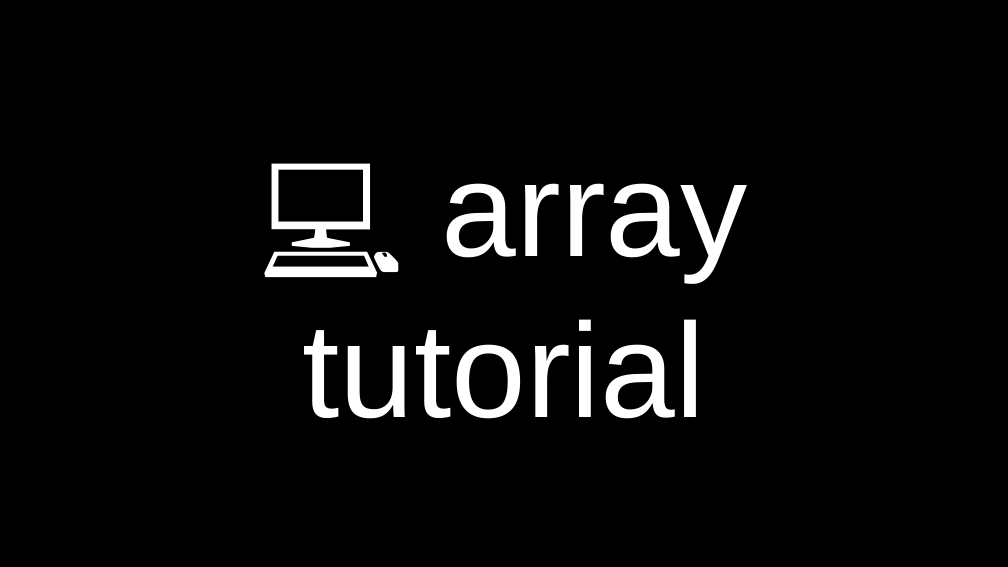
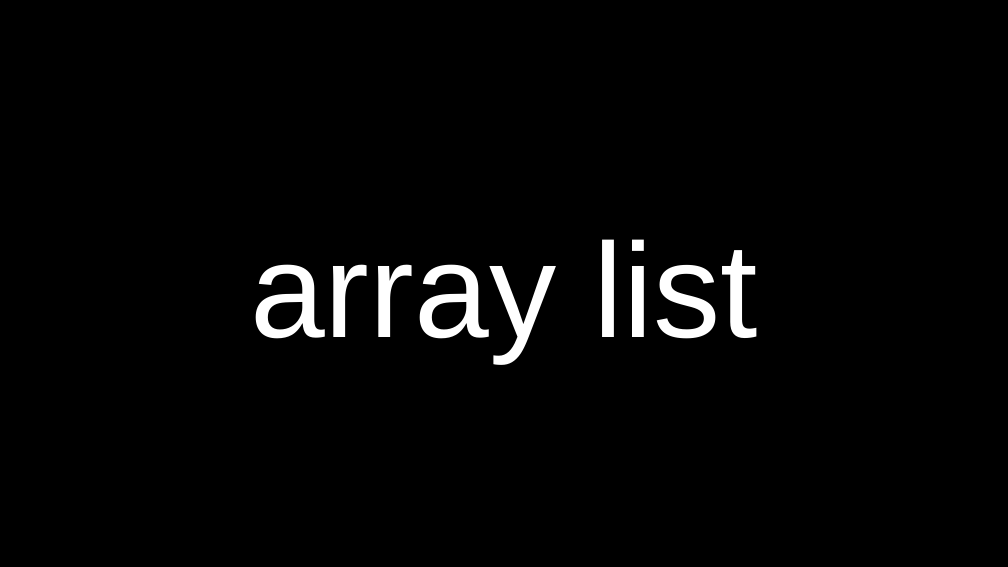
Before and after one commit to james-bern/CS136-SLIDES, a slide deck: slide 6 of 2024/Scratch.pptx (slide 23 before the commit). Drawn at 1008x567 pixels with LibreOffice and Linux fonts; fonts in the diff are those of the drawing. Boxes give left, top, right and bottom in pixels: in the first picture for what was removed or moved away, otherwise in the second. Text is boxed around its words. In the diff, an @@ line names an element or a change of style, - is before the commit and + after.

```diff
--- a/2024/Scratch.pptx
+++ b/2024/Scratch.pptx
@@ title at bbox=[250, 239, 758, 361]: text changed @@
-💻 array tutorial
+array list
```
Also in this commit, not shown: 41 other slides changed, 50 slides added, 29 slides removed, 6 other files.
